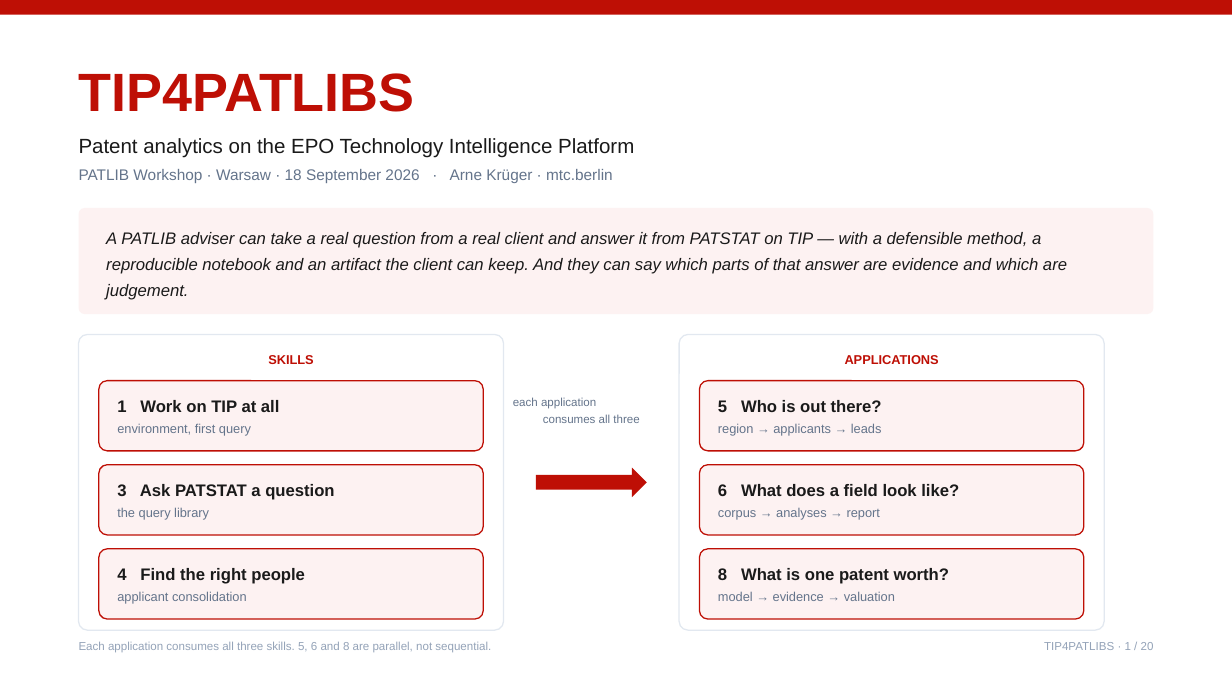
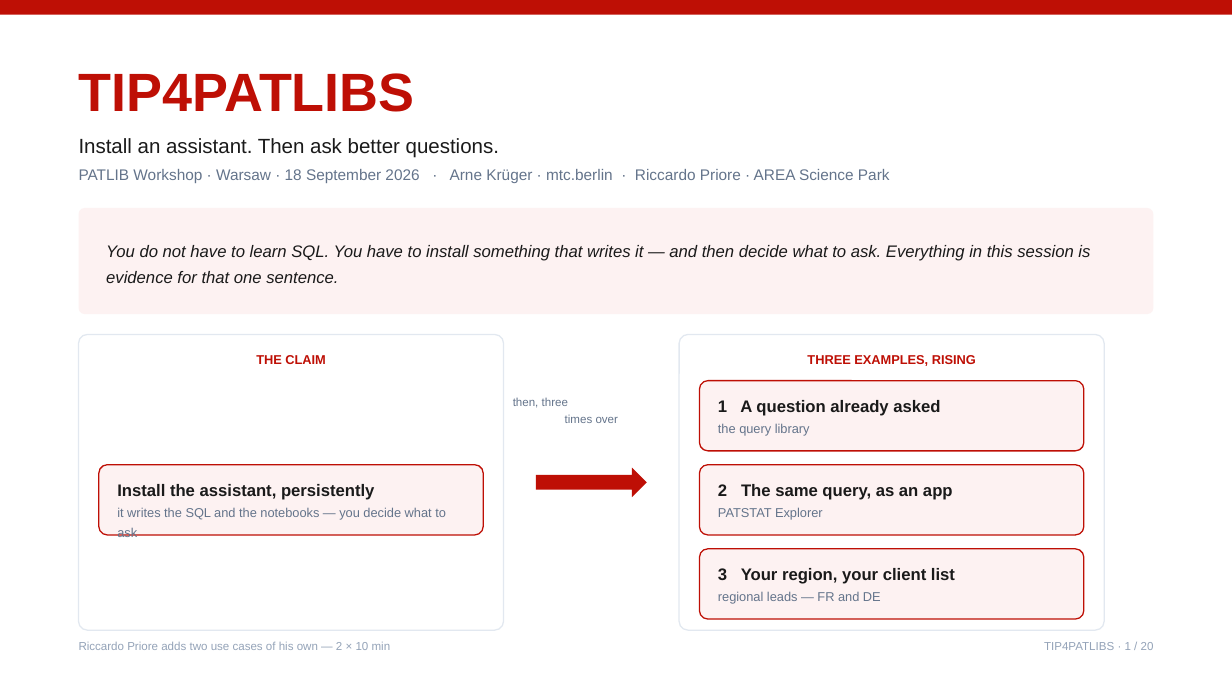
Before and after one commit to mtcberlin/epo-tip4patlibs, a slide deck: slide 1 of 9_documentation/course/TIP4PATLIBS_workshop.pptx. Drawn at 1232x693 pixels with LibreOffice and Linux fonts; fonts in the diff are those of the drawing. Boxes give left, top, right and bottom in pixels: in the first picture for what was removed or moved away, otherwise in the second. Text is boxed around its words. In the diff, an @@ line names an element or a change of style, - is before the commit and + after.

```diff
--- a/9_documentation/course/TIP4PATLIBS_workshop.pptx
+++ b/9_documentation/course/TIP4PATLIBS_workshop.pptx
@@ text at bbox=[79, 138, 890, 183]: text changed @@
-Patent analytics on the EPO Technology Intelligence Platform
-PATLIB Workshop · Warsaw · 18 September 2026 · Arne Krüger · mtc.berlin
+Install an assistant. Then ask better questions.
+PATLIB Workshop · Warsaw · 18 September 2026 · Arne Krüger · mtc.berlin · Riccardo Priore · AREA Science Park
@@ text in rounded rectangle at bbox=[106, 245, 1090, 283]: text changed @@
-A PATLIB adviser can take a real question from a real client and answer it from PATSTAT on TIP — with a defensible method, a reproducible notebook and an artifact the client can keep. And they can say which parts of that answer are evidence and which are judgement.
+You do not have to learn SQL. You have to install something that writes it — and then decide what to ask. Everything in this session is evidence for that one sentence.
@@ text at bbox=[256, 355, 326, 364]: text changed @@
-SKILLS
+THE CLAIM
@@ text at bbox=[807, 355, 976, 366]: text changed @@
-APPLICATIONS
+THREE EXAMPLES, RISING
@@ rounded rectangle removed at bbox=[99, 381, 483, 451] @@
@@ text removed at bbox=[117, 400, 280, 436] @@
-1 Work on TIP at all
-environment, first query
@@ text at bbox=[513, 398, 618, 423]: text changed @@
-each application
-consumes all three
+then, three
+times over
@@ text at bbox=[718, 400, 940, 436]: text changed; size 10 to 13 pt; text colour #64748B to #1A1A1A; bold on @@
-5 Who is out there?
-region → applicants → leads
+1 A question already asked
+the query library
@@ text at bbox=[117, 484, 446, 537]: text changed; size 13 to 10 pt; text colour #1A1A1A to #64748B; bold off @@
-3 Ask PATSTAT a question
-the query library
+Install the assistant, persistently
+it writes the SQL and the notebooks — you decide what to ask
@@ text at bbox=[718, 484, 953, 520]: text changed @@
-6 What does a field look like?
-corpus → analyses → report
+2 The same query, as an app
+PATSTAT Explorer
@@ rounded rectangle removed at bbox=[99, 549, 483, 619] @@
@@ text removed at bbox=[117, 568, 305, 604] @@
-4 Find the right people
-applicant consolidation
@@ text at bbox=[718, 568, 955, 604]: text changed; size 10 to 13 pt; text colour #64748B to #1A1A1A; bold on @@
-8 What is one patent worth?
-model → evidence → valuation
+3 Your region, your client list
+regional leads — FR and DE
@@ text at bbox=[79, 642, 391, 650]: text changed @@
-Each application consumes all three skills. 5, 6 and 8 are parallel, not sequential.
+Riccardo Priore adds two use cases of his own — 2 × 10 min
```
Also in this commit, not shown: 19 other slides changed, 2 other files.
